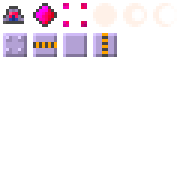
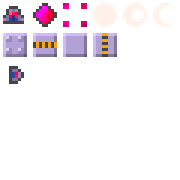
Layer changes from the first 180x180 image to the second:
painted on "Sprites" over (3, 21, 24, 84)
